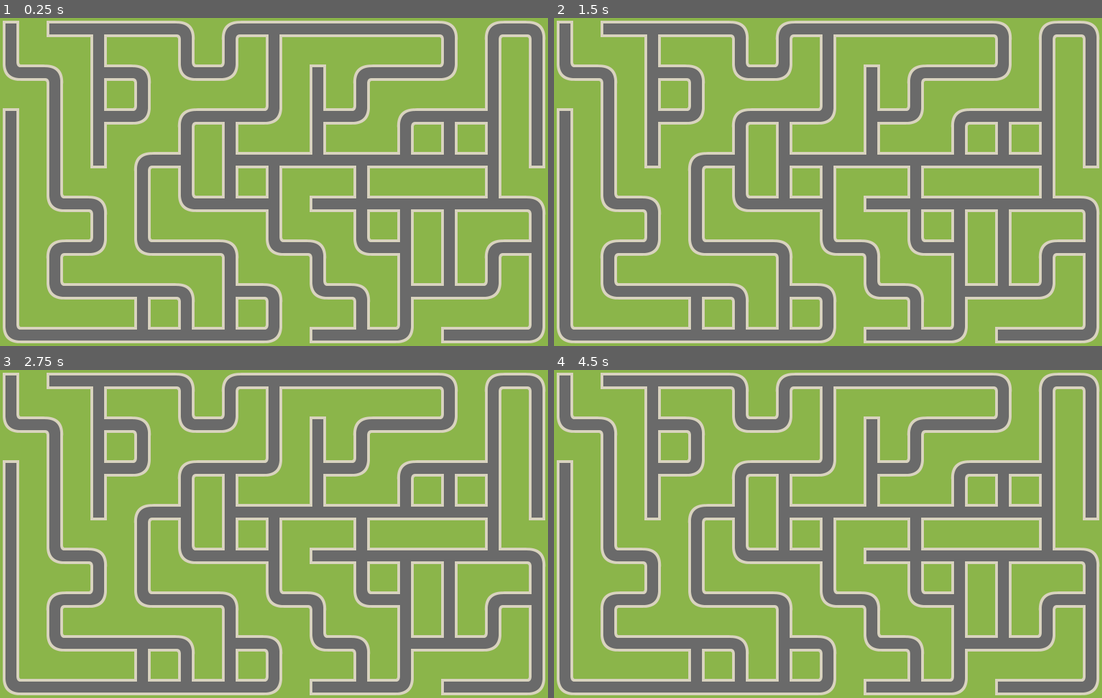
Above: before the commit, frames 1-4 (two rows, left to right).
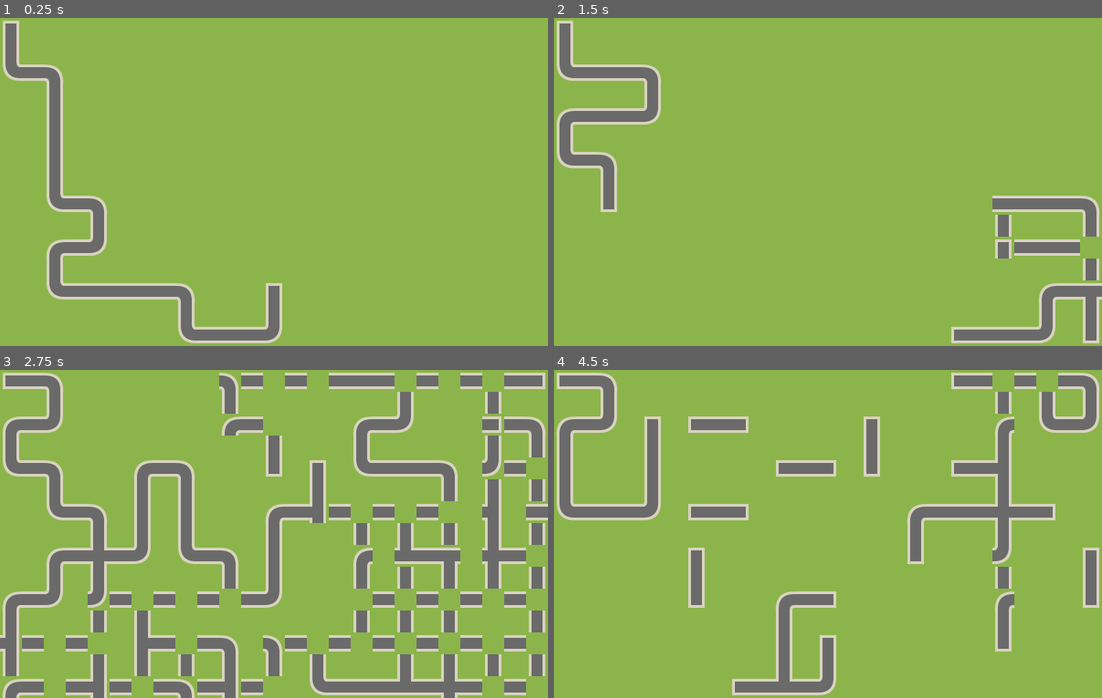
Above: after the commit, the same moments.

Repository: robpc/maze-test-game
Game: Godot game, scene res://Maze.tscn
Two runs of this game, one before a commit and one after it. Both use one fixed random seed, a clock stepped at 60 frames per second and the inputs below.
Inputs:
- Up to frame 1 (0.25 s): no input
- Up to frame 2 (1.5 s): hold Space (ui_select) 0.53-1.28 s; tap Space (ui_select) at 1.35 s
- Up to frame 3 (2.75 s): tap Space (ui_select) at 1.52, 1.82 s; hold Space (ui_select) from 2.03 s (still down)
- Up to frame 4 (4.5 s): release Space (ui_select) at 2.78 s; tap Space (ui_select) at 2.85, 3.02, 3.32, 4.35 s; hold Space (ui_select) 3.53-4.28 s

The runs differ from the first frame. In frame 1, 37% of the frame differs, in the area x 0-100%, y 0-100%; in frame 2, 41%; in frame 3, 32%; in frame 4, 36%.

Commit message:
Run every five seconds and adjust to window size

Diff:
--- a/Maze.gd
+++ b/Maze.gd
@@ -6,7 +6,6 @@
 
 var spacing = 2
 var erase_fraction = 0.2  # amount of wall removal
-
 
 const N = 1
 const E = 2
@@ -20,24 +19,33 @@
 	Vector2(0, -1): N
 }
 
-var map_seed = 0
+onready var Map = $TileMap
+onready var timer = $Timer
 
-# get a reference to the map for convenience
-onready var Map = $TileMap
+func _input(event):
+	if event.is_action_pressed("ui_select"):
+		reset()
 
-# Called when the node enters the scene tree for the first time.
 func _ready():
+	reset()
+
+func reset(map_seed: int = 0):
 	randomize()
 	if !map_seed:
 		map_seed = randi()
 	seed(map_seed)
 	print("Seed: ", map_seed)
 	tile_size = Map.cell_size
-	make_maze()
-	erase_walls()
+
+	var viewport_tile_size = get_viewport().size / tile_size
+	width = int(viewport_tile_size.x)
+	height = int(viewport_tile_size.y)
+
+	yield(make_maze(), 'completed')
+	yield(erase_walls(), 'completed')
+	timer.start()
 
 func check_neighbors(cell, unvisited):
-	# returns an array of cell's unvisited neighbors
 	var list = []
 	for n in cell_walls.keys():
 		if cell + (n * spacing) in unvisited:
@@ -84,7 +92,7 @@
 			unvisited.erase(current)
 		elif stack:
 			current = stack.pop_back()
-		#yield(get_tree(), 'idle_frame')
+		yield(get_tree(), 'idle_frame')
 
 func erase_walls():
 	# randomly remove a percentage of the map's walls
@@ -100,3 +108,8 @@
 		# if there's a wall between cell and neighbor, remove it
 		if Map.get_cellv(current) & cell_walls[dir]:
 			connect_cells(current, neighbor)
+		yield(get_tree(), 'idle_frame')
+
+
+func _on_timer_timeout():
+	reset()
--- a/Maze.tscn
+++ b/Maze.tscn
@@ -9,3 +9,9 @@
 [node name="TileMap" type="TileMap" parent="."]
 tile_set = ExtResource( 2 )
 format = 1
+
+[node name="Timer" type="Timer" parent="."]
+wait_time = 5.0
+one_shot = true
+autostart = true
+[connection signal="timeout" from="Timer" to="." method="_on_timer_timeout"]
--- a/project.godot
+++ b/project.godot
@@ -23,11 +23,10 @@
 
 window/size/width=1600
 window/size/height=960
-window/stretch/mode="2d"
-window/stretch/aspect="keep_width"
 
 [rendering]
 
 quality/driver/driver_name="GLES2"
 vram_compression/import_etc=true
+environment/default_clear_color=Color( 0.545098, 0.709804, 0.290196, 1 )
 environment/default_environment="res://default_env.tres"
